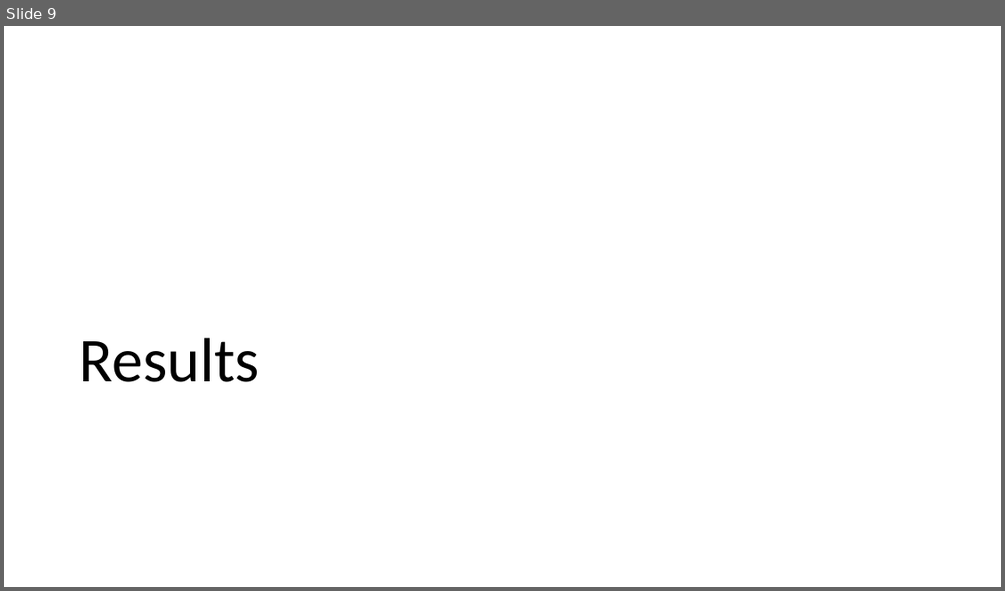
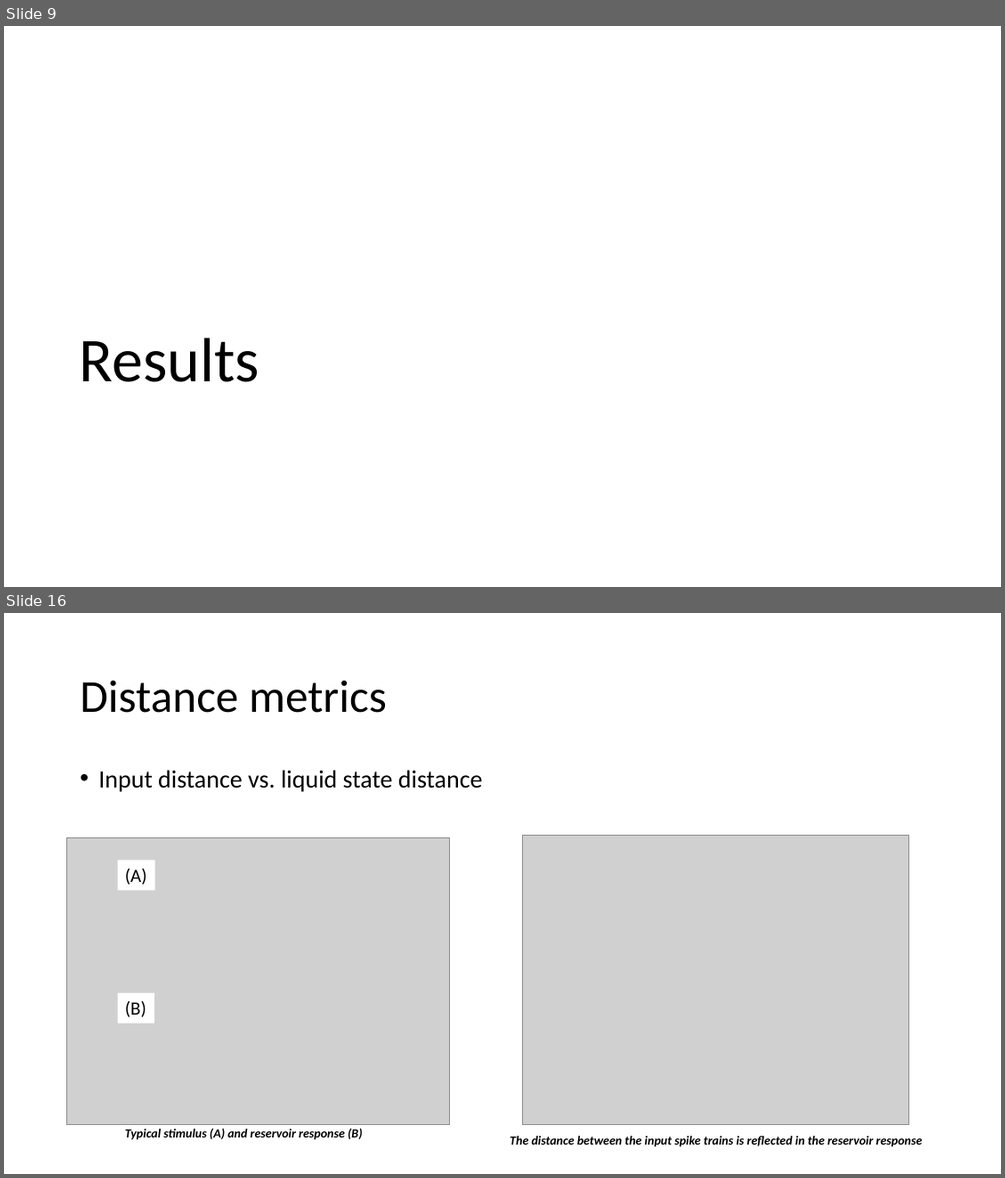
Before and after one commit to vbaker145/neuron, a slide deck: thesis/oral_qual/Oral Qual Presentation.pptx. Shown one above the other, each under a label of ours: slide 9 before the commit, slides 9 and 16 after it; the slides between them are not shown. The pictures are 1005x591 and 1005x1178 pixels, drawn with LibreOffice and Linux fonts; fonts in the diff are those of the drawing; grey boxes stand for pictures; background and template pictures are left out. Boxes give left, top, right and bottom in pixels: in the first picture for what was removed or moved away, otherwise in the second. Text is boxed around its words. In the diff, an @@ line names an element or a change of style, - is before the commit and + after.

Commit message:
Oral qual presentation with new distance figures

```diff
--- a/thesis/oral_qual/Oral Qual Presentation.pptx
+++ b/thesis/oral_qual/Oral Qual Presentation.pptx
@@ slide 16 added at <box>4,613,1001,1174</box>, background #FFFFFF @@
@@ title added at <box>80,680,387,713</box>, 44 pt, text #000000 @@
+Distance metrics
@@ text added at <box>98,770,483,792</box>, 24 pt, text #000000 @@
+• Input distance vs. liquid state distance
@@ picture added at <box>67,837,449,1125</box> @@
@@ picture added at <box>523,835,909,1125</box> @@
@@ rectangle added at <box>118,860,155,890</box>, fill #FFFFFF, 18 pt, text #000000 @@
+(A)
@@ rectangle added at <box>118,993,154,1022</box>, fill #FFFFFF, 18 pt, text #000000 @@
+(B)
@@ text added at <box>125,1128,363,1140</box>, 12 pt, text #000000, bold, italic @@
+Typical stimulus (A) and reservoir response (B)
@@ text added at <box>510,1135,922,1147</box>, 12 pt, text #000000, bold, italic @@
+The distance between the input spike trains is reflected in the reservoir response
```
Also in this commit, not shown: 4 slides changed, 9 other slides added, 2 slides removed, 10 other files.
